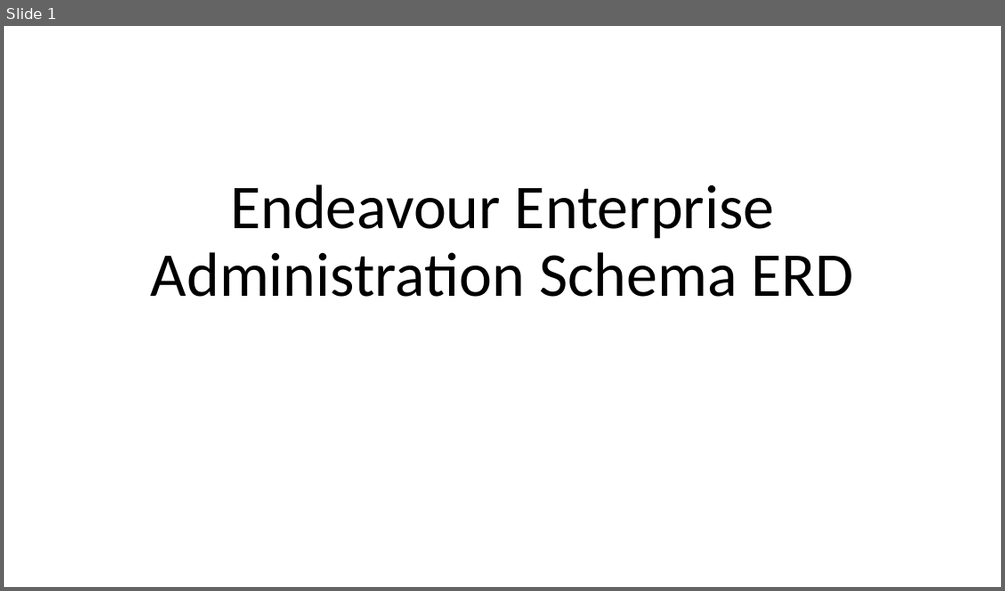
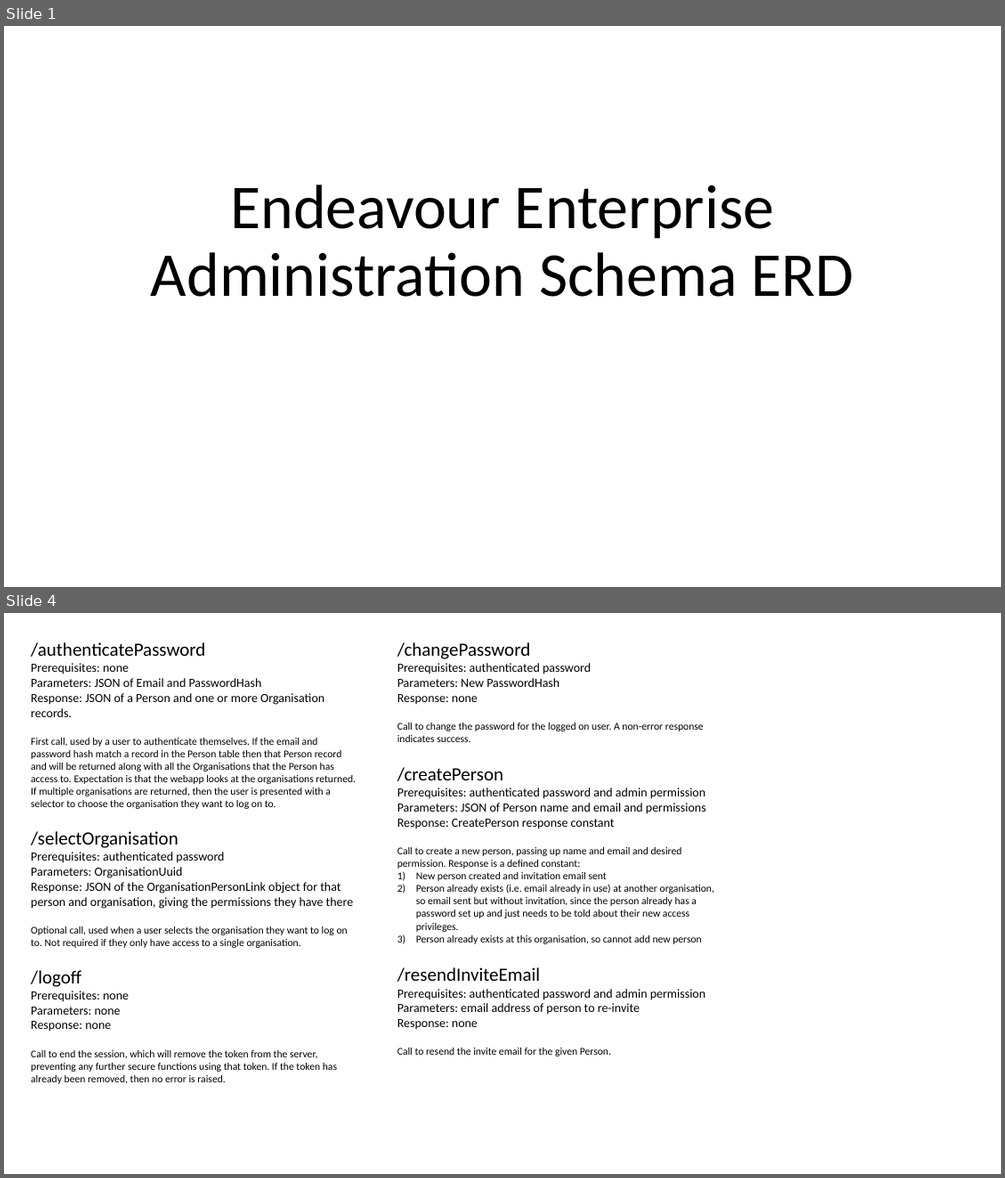
Before and after one commit to endeavourhealth/Enterprise, a slide deck: Documents/Administration Schema ERD.pptx. Shown one above the other, each under a label of ours: slide 1 before the commit, slides 1 and 4 after it; the slides between them are not shown. The pictures are 1005x591 and 1005x1178 pixels, drawn with LibreOffice and Linux fonts; fonts in the diff are those of the drawing. Boxes give left, top, right and bottom in pixels: in the first picture for what was removed or moved away, otherwise in the second. Text is boxed around its words. In the diff, an @@ line names an element or a change of style, - is before the commit and + after.

```diff
--- a/Documents/Administration Schema ERD.pptx
+++ b/Documents/Administration Schema ERD.pptx
@@ slide 4 added at [4, 613, 1001, 1174], background #FFFFFF @@
@@ text added at [31, 642, 356, 809], 10 pt, text #000000 @@
+/authenticatePassword
+Prerequisites: none
+Parameters: JSON of Email and PasswordHash
+Response: JSON of a Person and one or more Organisation records.
+First call, used by a user to authenticate themselves. If the email and password hash match a record in the Person table then that Person record and will be returned along with all the Organisations that the Person has access to. Expectation is that the webapp looks at the organisations returned. If multiple organisations are returned, then the user is presented with a selector to choose the organisation they want to log on to.
@@ text added at [397, 642, 704, 742], 10 pt, text #000000 @@
+/changePassword
+Prerequisites: authenticated password
+Parameters: New PasswordHash
+Response: none
+Call to change the password for the logged on user. A non-error response indicates success.
@@ text added at [397, 767, 714, 944], 10 pt, text #000000 @@
+/createPerson
+Prerequisites: authenticated password and admin permission
+Parameters: JSON of Person name and email and permissions
+Response: CreatePerson response constant
+Call to create a new person, passing up name and email and desired permission. Response is a defined constant:
+1) New person created and invitation email sent
+2) Person already exists (i.e. email already in use) at another organisation, so email sent but without invitation, since the person already has a password set up and just needs to be told about their new access privileges.
+3) Person already exists at this organisation, so cannot add new person
@@ text added at [31, 787, 706, 948], 12 pt, text #000000 @@
+/selectOrganisation
+Prerequisites: authenticated password
+Parameters: OrganisationUuid
+Response: JSON of the OrganisationPersonLink object for that person and organisation, giving the permissions they have there
+Optional call, used when a user selects the organisation they want to log on to. Not required if they only have access to a single organisation.
@@ text added at [31, 970, 337, 1084], 10 pt, text #000000 @@
+/logoff
+Prerequisites: none
+Parameters: none
+Response: none
+Call to end the session, which will remove the token from the server, preventing any further secure functions using that token. If the token has already been removed, then no error is raised.
@@ text added at [397, 967, 705, 1056], 12 pt, text #000000 @@
+/resendInviteEmail
+Prerequisites: authenticated password and admin permission
+Parameters: email address of person to re-invite
+Response: none
+Call to resend the invite email for the given Person.
```
Also in this commit, not shown: 2 slides changed, 1 other slide added.
